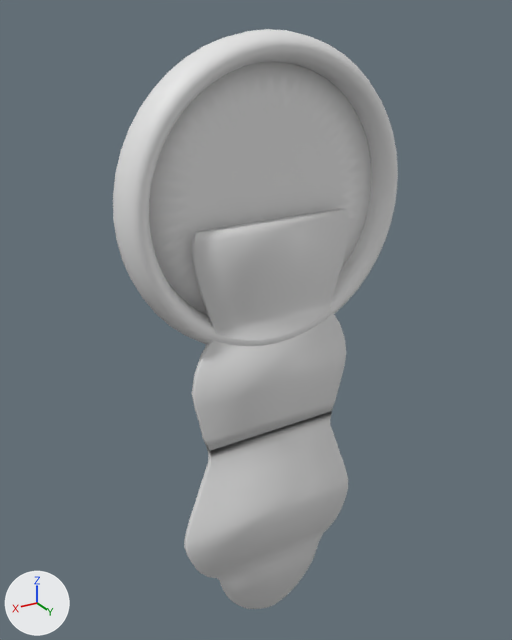
An edit to the Blender file Blender/clock_only.blend, drawn before and after from the same camera.
Camera for both pictures: a 50 mm lens placed at (222.0, 352.0, 107.0), pointed at (1.0, -17.0, -78.0). Every picture has the same lights, and +X, +Y and +Z are marked at lower left.

Objects in the first picture: 'clock', 'clock_body', 'clock_table'.
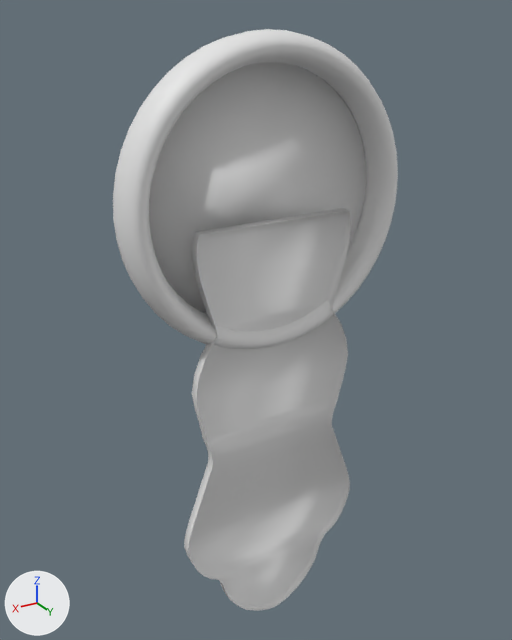
Boxes [x1, y1, x2, y2] around the edits, measured in the pictures (512 x 640 px):
'clock_body', reshaped, modifiers changed: before [184, 208, 349, 609]; after [184, 208, 351, 611]
'clock_table', moved, modifiers changed: before [149, 62, 372, 315]; after [149, 62, 366, 314]
part 1 of me_plane_003, added: after [184, 208, 351, 611]

The change, as a list of edits to the scene's bpy script:
```text
Change me_plane_003:
    used by ob_clock_body; parent = ob_clock; location = (0.134, -6.9, -1.902); rotation_euler = (1.571, 0.0, 0.0), in degrees (90, 0, 0); scale = (1.0, 1.42, 1.0)
    remove me_plane_003.from_pydata(...)  # 86 vertices, 42 faces; spans x -1.47..1.47, y -1.75..2.84, z 0.0
    add me_plane_003.from_pydata(...)  # 172 vertices, 127 faces; spans x -1.47..1.47, y -1.75..2.84, z -0.14..0.0
    me_plane_003 part 1
    86 new vertices lie (0.0, 0.0, -0.14) away from vertices in x -1.47..1.47, y -1.75..2.84, z 0.0
    85 new faces join them
Change ob_clock_table:
    ob_clock_table.location: (0.0836, -7.058, 2.357) -> (0.0836, -7.184, 2.357)
    remove _m = ob_clock_table.modifiers.new('Subsurf', 'SUBSURF')
    remove _m.levels = 2
    where _m = ob_clock_table.modifiers.new('Solidify', 'SOLIDIFY')
    _m.thickness: 0.07 -> 0.05
Change ob_clock_body:
    remove _m = ob_clock_body.modifiers.new('Solidify', 'SOLIDIFY')
    remove _m.thickness = 0.1
    remove _m.nonmanifold_thickness_mode = 'FIXED'
    remove _m.nonmanifold_merge_threshold = 0.0003
```
